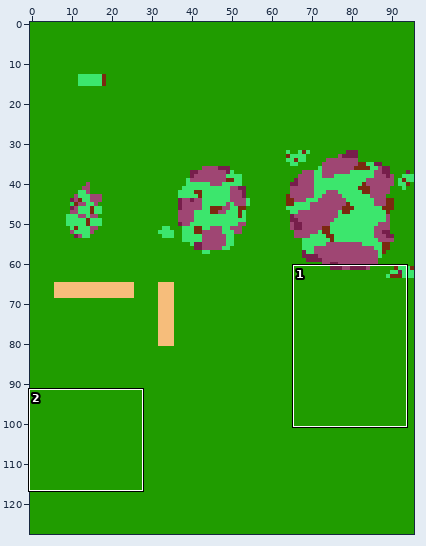
Sprite sheet: sprites/bullet.png. The picture above shows the old version from afar; the outline marks the close-up.
Close-up. Before the commit:
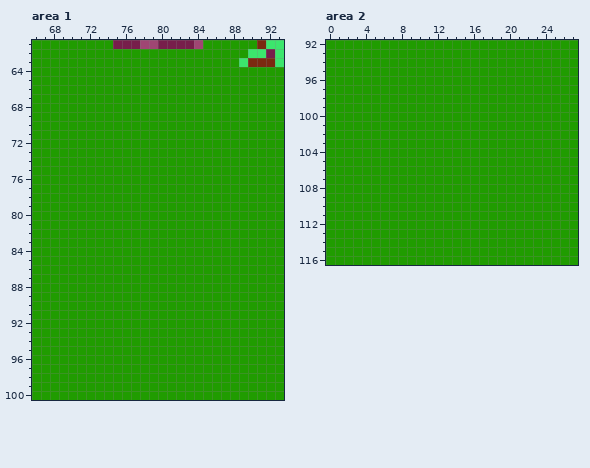
The file is 96x128 pixels. Shown: area 1: x 66..93, y 61..100; area 2: x 0..27, y 92..116.
And afterwards:
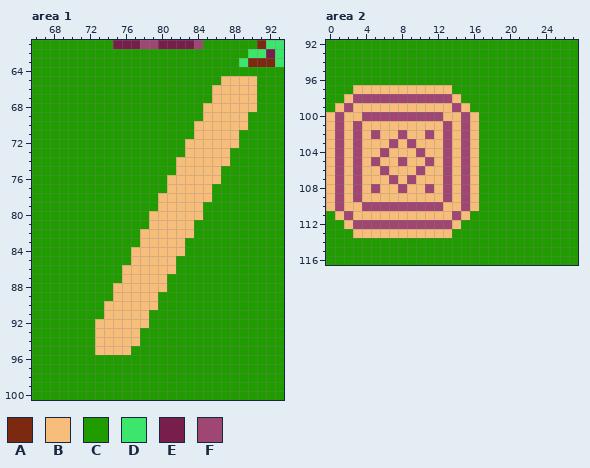
Palette (. is transparent): A #7b2910  B #f6bd7b  C #209c00  D #3ce66d  E #771e4b  F #9f4673
The author wrote: Add shitty options menu
Change:
--- area 1
@@ x 66..93 @@
  64 CCCCCCCCCCCCCCCCCCCCCCCCCCCC
- 65 CCCCCCCCCCCCCCCCCCCCCCCCCCCC
- 66 CCCCCCCCCCCCCCCCCCCCCCCCCCCC
- 67 CCCCCCCCCCCCCCCCCCCCCCCCCCCC
- 68 CCCCCCCCCCCCCCCCCCCCCCCCCCCC
- 69 CCCCCCCCCCCCCCCCCCCCCCCCCCCC
- 70 CCCCCCCCCCCCCCCCCCCCCCCCCCCC
- 71 CCCCCCCCCCCCCCCCCCCCCCCCCCCC
- 72 CCCCCCCCCCCCCCCCCCCCCCCCCCCC
- 73 CCCCCCCCCCCCCCCCCCCCCCCCCCCC
- 74 CCCCCCCCCCCCCCCCCCCCCCCCCCCC
- 75 CCCCCCCCCCCCCCCCCCCCCCCCCCCC
- 76 CCCCCCCCCCCCCCCCCCCCCCCCCCCC
- 77 CCCCCCCCCCCCCCCCCCCCCCCCCCCC
- 78 CCCCCCCCCCCCCCCCCCCCCCCCCCCC
- 79 CCCCCCCCCCCCCCCCCCCCCCCCCCCC
- 80 CCCCCCCCCCCCCCCCCCCCCCCCCCCC
- 81 CCCCCCCCCCCCCCCCCCCCCCCCCCCC
- 82 CCCCCCCCCCCCCCCCCCCCCCCCCCCC
- 83 CCCCCCCCCCCCCCCCCCCCCCCCCCCC
- 84 CCCCCCCCCCCCCCCCCCCCCCCCCCCC
- 85 CCCCCCCCCCCCCCCCCCCCCCCCCCCC
- 86 CCCCCCCCCCCCCCCCCCCCCCCCCCCC
- 87 CCCCCCCCCCCCCCCCCCCCCCCCCCCC
- 88 CCCCCCCCCCCCCCCCCCCCCCCCCCCC
- 89 CCCCCCCCCCCCCCCCCCCCCCCCCCCC
- 90 CCCCCCCCCCCCCCCCCCCCCCCCCCCC
- 91 CCCCCCCCCCCCCCCCCCCCCCCCCCCC
- 92 CCCCCCCCCCCCCCCCCCCCCCCCCCCC
- 93 CCCCCCCCCCCCCCCCCCCCCCCCCCCC
- 94 CCCCCCCCCCCCCCCCCCCCCCCCCCCC
- 95 CCCCCCCCCCCCCCCCCCCCCCCCCCCC
+ 65 CCCCCCCCCCCCCCCCCCCCCBBBBCCC
+ 66 CCCCCCCCCCCCCCCCCCCCBBBBBCCC
+ 67 CCCCCCCCCCCCCCCCCCCCBBBBBCCC
+ 68 CCCCCCCCCCCCCCCCCCCBBBBBBCCC
+ 69 CCCCCCCCCCCCCCCCCCCBBBBBCCCC
+ 70 CCCCCCCCCCCCCCCCCCBBBBBBCCCC
+ 71 CCCCCCCCCCCCCCCCCCBBBBBCCCCC
+ 72 CCCCCCCCCCCCCCCCCBBBBBBCCCCC
+ 73 CCCCCCCCCCCCCCCCCBBBBBCCCCCC
+ 74 CCCCCCCCCCCCCCCCBBBBBBCCCCCC
+ 75 CCCCCCCCCCCCCCCCBBBBBCCCCCCC
+ 76 CCCCCCCCCCCCCCCBBBBBBCCCCCCC
+ 77 CCCCCCCCCCCCCCCBBBBBCCCCCCCC
+ 78 CCCCCCCCCCCCCCBBBBBBCCCCCCCC
+ 79 CCCCCCCCCCCCCCBBBBBCCCCCCCCC
+ 80 CCCCCCCCCCCCCBBBBBBCCCCCCCCC
+ 81 CCCCCCCCCCCCCBBBBBCCCCCCCCCC
+ 82 CCCCCCCCCCCCBBBBBBCCCCCCCCCC
+ 83 CCCCCCCCCCCCBBBBBCCCCCCCCCCC
+ 84 CCCCCCCCCCCBBBBBBCCCCCCCCCCC
+ 85 CCCCCCCCCCCBBBBBCCCCCCCCCCCC
+ 86 CCCCCCCCCCBBBBBBCCCCCCCCCCCC
+ 87 CCCCCCCCCCBBBBBCCCCCCCCCCCCC
+ 88 CCCCCCCCCBBBBBBCCCCCCCCCCCCC
+ 89 CCCCCCCCCBBBBBCCCCCCCCCCCCCC
+ 90 CCCCCCCCBBBBBBCCCCCCCCCCCCCC
+ 91 CCCCCCCCBBBBBCCCCCCCCCCCCCCC
+ 92 CCCCCCCBBBBBBCCCCCCCCCCCCCCC
+ 93 CCCCCCCBBBBBCCCCCCCCCCCCCCCC
+ 94 CCCCCCCBBBBBCCCCCCCCCCCCCCCC
+ 95 CCCCCCCBBBBCCCCCCCCCCCCCCCCC
  96 CCCCCCCCCCCCCCCCCCCCCCCCCCCC
--- area 2
@@ x 0..18 @@
  96 CCCCCCCCCCCCCCCCCCC
- 97 CCCCCCCCCCCCCCCCCCC
- 98 CCCCCCCCCCCCCCCCCCC
- 99 CCCCCCCCCCCCCCCCCCC
-100 CCCCCCCCCCCCCCCCCCC
-101 CCCCCCCCCCCCCCCCCCC
-102 CCCCCCCCCCCCCCCCCCC
-103 CCCCCCCCCCCCCCCCCCC
-104 CCCCCCCCCCCCCCCCCCC
-105 CCCCCCCCCCCCCCCCCCC
-106 CCCCCCCCCCCCCCCCCCC
-107 CCCCCCCCCCCCCCCCCCC
-108 CCCCCCCCCCCCCCCCCCC
-109 CCCCCCCCCCCCCCCCCCC
-110 CCCCCCCCCCCCCCCCCCC
-111 CCCCCCCCCCCCCCCCCCC
-112 CCCCCCCCCCCCCCCCCCC
-113 CCCCCCCCCCCCCCCCCCC
+ 97 CCCBBBBBBBBBBBCCCCC
+ 98 CCBFFFFFFFFFFFBCCCC
+ 99 CBFBBBBBBBBBBBFBCCC
+100 BFBBFFFFFFFFFBBFBCC
+101 BFBFBBBBBBBBBFBFBCC
+102 BFBFBFBBFBBFBFBFBCC
+103 BFBFBBBFBFBBBFBFBCC
+104 BFBFBBFBBBFBBFBFBCC
+105 BFBFBFBBFBBFBFBFBCC
+106 BFBFBBFBBBFBBFBFBCC
+107 BFBFBBBFBFBBBFBFBCC
+108 BFBFBFBBFBBFBFBFBCC
+109 BFBFBBBBBBBBBFBFBCC
+110 BFBBFFFFFFFFFBBFBCC
+111 CBFBBBBBBBBBBBFBCCC
+112 CCBFFFFFFFFFFFBCCCC
+113 CCCBBBBBBBBBBBCCCCC
 114 CCCCCCCCCCCCCCCCCCC
Changed places in both close-ups, as pixel boxes (x1, y1, x2, y2):
changed: (95, 76, 257, 355)
changed: (326, 85, 479, 238)
